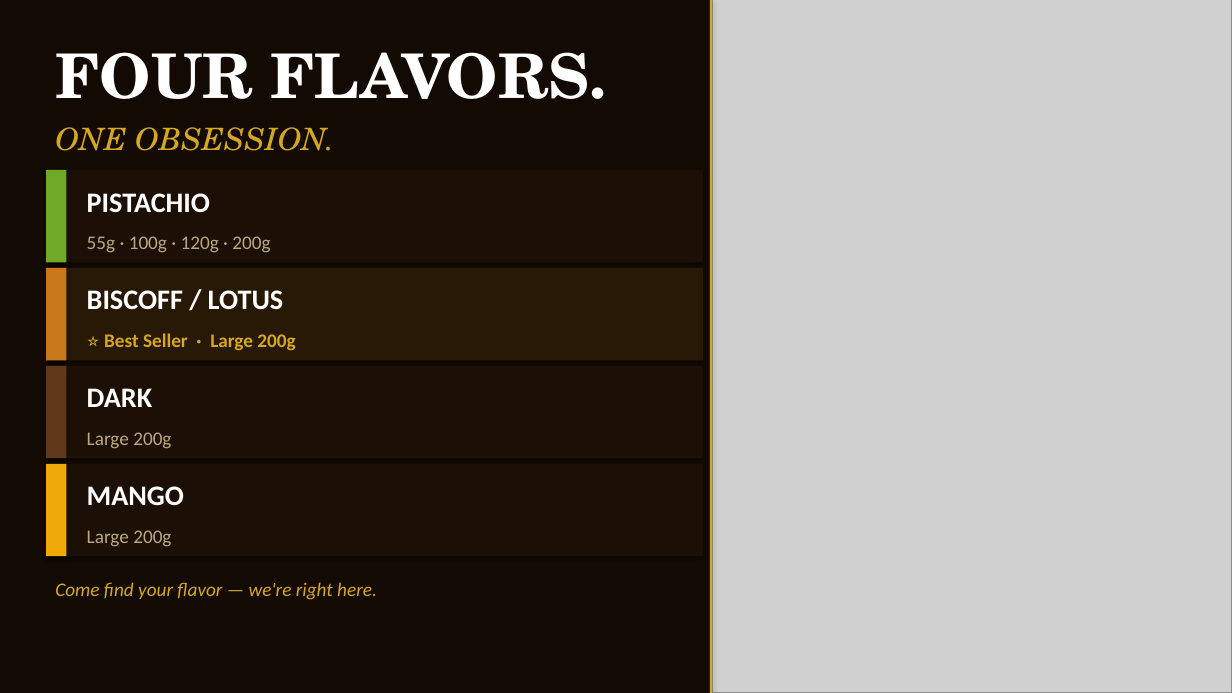
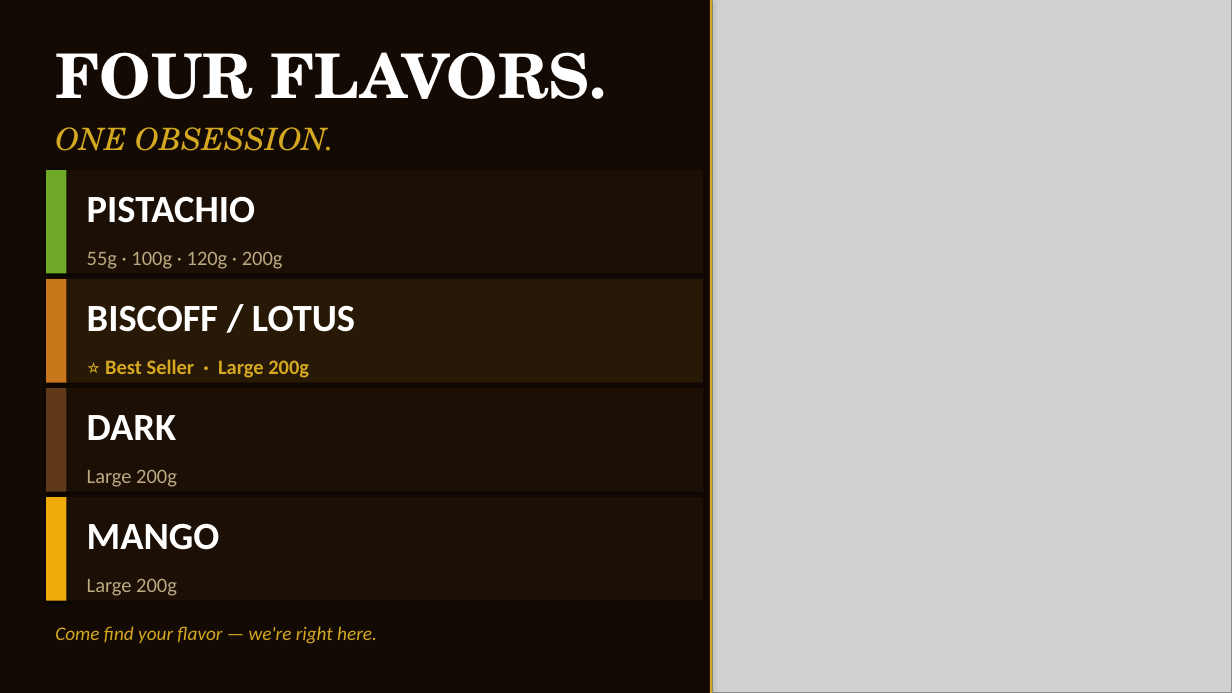
Before and after one commit to mnfadawi/hi, a slide deck: slide 5 of sahara-bites-fun-fair.pptx. Drawn at 1232x693 pixels with LibreOffice and Linux fonts; fonts in the diff are those of the drawing; grey boxes stand for pictures. Boxes give left, top, right and bottom in pixels: in the first picture for what was removed or moved away, otherwise in the second. Text is boxed around its words. In the diff, an @@ line names an element or a change of style, - is before the commit and + after.

```diff
--- a/sahara-bites-fun-fair.pptx
+++ b/sahara-bites-fun-fair.pptx
@@ rectangle: place and size @@
-rectangle at [46,170,703,262]
+rectangle at [46,170,703,274]
@@ rectangle: place and size @@
-rectangle at [46,170,67,262]
+rectangle at [46,170,67,274]
@@ text "55g · 100g · 120g ...": place and size @@
-text "55g · 100g · 120g ..." at [87,236,270,253]
+text "55g · 100g · 120g ..." at [87,251,283,269]
@@ rectangle: place and size @@
-rectangle at [46,268,703,360]
+rectangle at [46,279,703,383]
@@ rectangle: place and size @@
-rectangle at [46,268,67,360]
+rectangle at [46,279,67,383]
@@ text "BISCOFF / LOTUS": place and size @@
-text "BISCOFF / LOTUS" at [87,290,284,310]
+text "BISCOFF / LOTUS" at [87,305,355,332]
@@ text "⭐ Best Seller · Large ...": place and size @@
-text "⭐ Best Seller · Large ..." at [104,333,295,351]
+text "⭐ Best Seller · Large ..." at [105,359,309,378]
@@ rectangle: place and size @@
-rectangle at [46,366,703,458]
+rectangle at [46,388,703,492]
@@ rectangle: place and size @@
-rectangle at [46,366,67,458]
+rectangle at [46,388,67,492]
@@ text "DARK": place and size @@
-text "DARK" at [87,388,152,407]
+text "DARK" at [87,415,176,440]
@@ text "Large 200g": place and size @@
-text "Large 200g" at [87,432,171,449]
+text "Large 200g" at [87,469,177,487]
@@ rectangle: place and size @@
-rectangle at [46,464,703,556]
+rectangle at [46,497,703,601]
@@ rectangle: place and size @@
-rectangle at [46,464,67,556]
+rectangle at [46,497,67,601]
@@ size 22 to 30 pt in 4 elements at [87,196,255,223], [87,305,355,332], [87,415,176,440], [87,523,220,550] @@
@@ text "MANGO": place and size @@
-text "MANGO" at [87,486,184,506]
+text "MANGO" at [87,523,220,550]
@@ size 15 to 16 pt in 4 elements at [87,251,283,269], [105,359,309,378], [87,469,177,487], [87,578,177,596] @@
@@ text "Large 200g": place and size @@
-text "Large 200g" at [87,530,171,547]
+text "Large 200g" at [87,578,177,596]
@@ text "Come find your flavor — ...": place and size @@
-text "Come find your flavor — ..." at [55,582,377,600]
+text "Come find your flavor — ..." at [55,626,377,644]
```
Also in this commit, not shown: 2 other slides changed.
